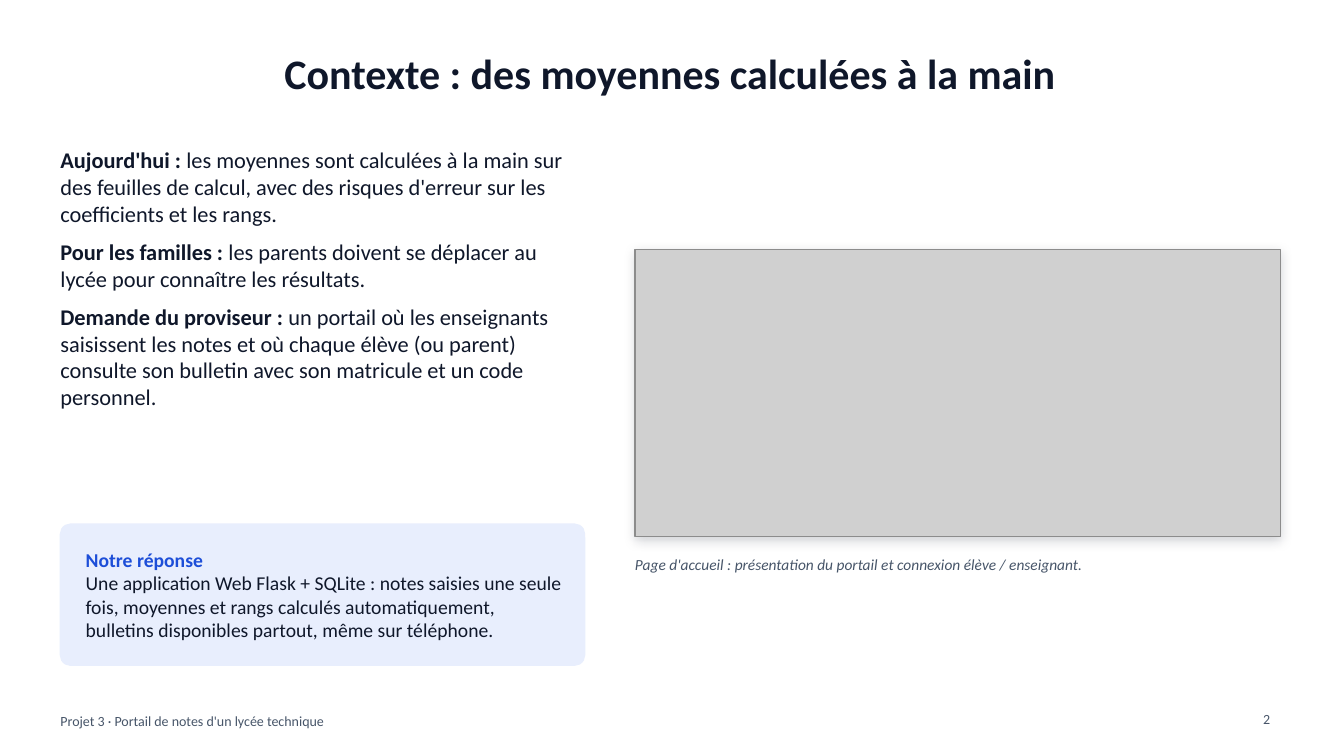
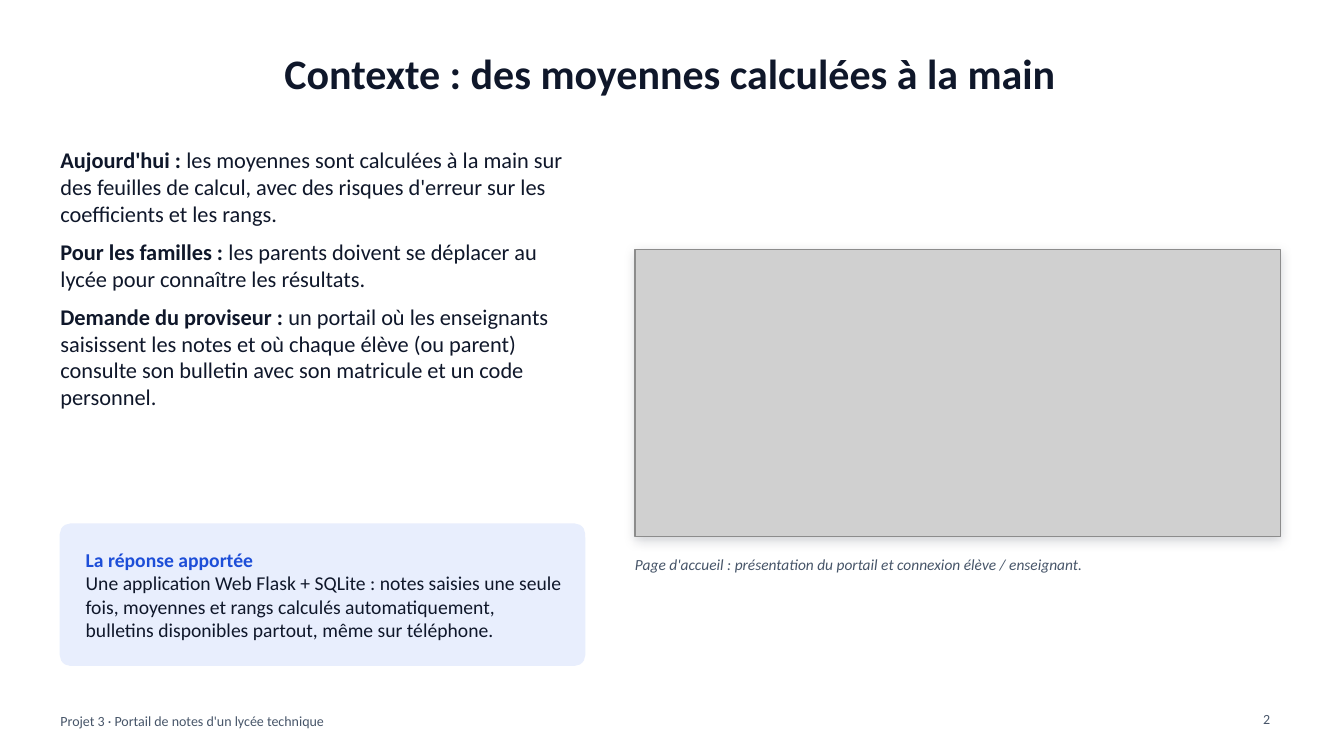
Before and after one commit to nganjie/ExamenDevWebPortailNotesLyceeTechnique, a slide deck: slide 2 of rapport/rapport_projet3.pptx. Drawn at 1344x756 pixels with LibreOffice and Linux fonts; fonts in the diff are those of the drawing; grey boxes stand for pictures. Boxes give left, top, right and bottom in pixels: in the first picture for what was removed or moved away, otherwise in the second. Text is boxed around its words. In the diff, an @@ line names an element or a change of style, - is before the commit and + after.

```diff
--- a/rapport/rapport_projet3.pptx
+++ b/rapport/rapport_projet3.pptx
@@ text at [86, 553, 253, 570]: text changed @@
-Notre réponse
+La réponse apportée
```
Also in this commit, not shown: 2 other slides changed, 2 other files.
